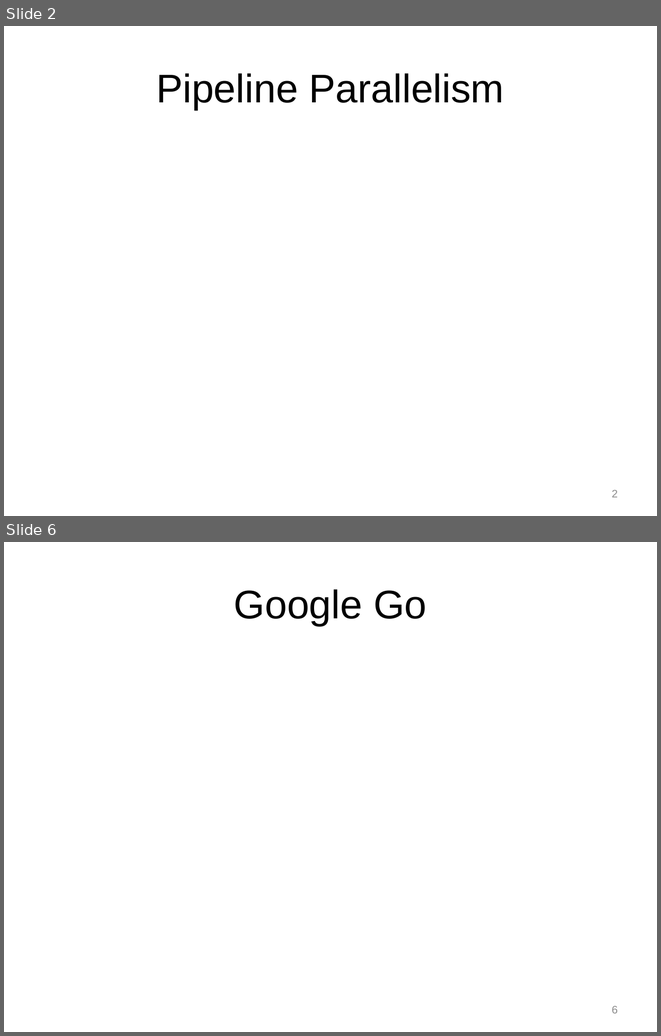
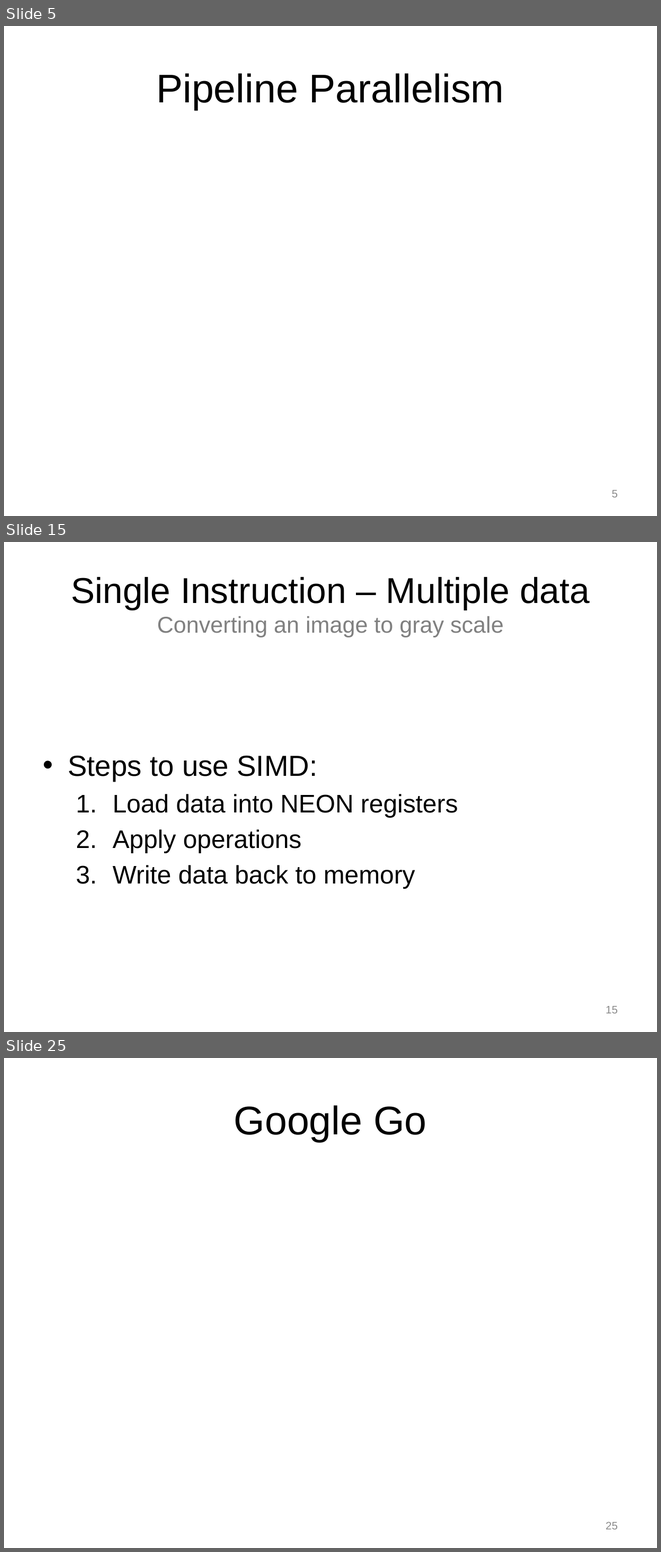
Before and after one commit to Jule/aw1, a slide deck: Praese/Presentation1.pptx. Shown one above the other, each under a label of ours: slides 2 and 6 before the commit, slides 5, 15 and 25 after it; the slides between them are not shown. The pictures are 661x1036 and 661x1552 pixels, drawn with LibreOffice and Linux fonts; fonts in the diff are those of the drawing; background and template pictures are left out. Boxes give left, top, right and bottom in pixels: in the first picture for what was removed or moved away, otherwise in the second. Text is boxed around its words. In the diff, an @@ line names an element or a change of style, - is before the commit and + after.

Commit message:
SIMD part almost done

```diff
--- a/Praese/Presentation1.pptx
+++ b/Praese/Presentation1.pptx
@@ slide 15 added at (4,542,657,1032), background picture (left out) @@
@@ title added at (71,577,590,637), 39.6 pt, text #000000 @@
+Single Instruction – Multiple data
+Converting an image to gray scale
@@ text added at (68,755,458,888), 28 pt, text #000000 @@
+• Steps to use SIMD:
+  1. Load data into NEON registers
+  2. Apply operations
+  3. Write data back to memory
@@ page number added at (606,1006,618,1013), 12 pt, text #8C8C8C @@
+15
@@ what was slide 2 is now slide 5 @@
@@ page number at (612,490,618,497): text changed @@
-2
+5
@@ what was slide 6 is now slide 25 @@
@@ page number at (606,1522,618,1529): text changed @@
-6
+25
```
Also in this commit, not shown: 1 slide changed, 20 other slides added, 2 slides removed.
